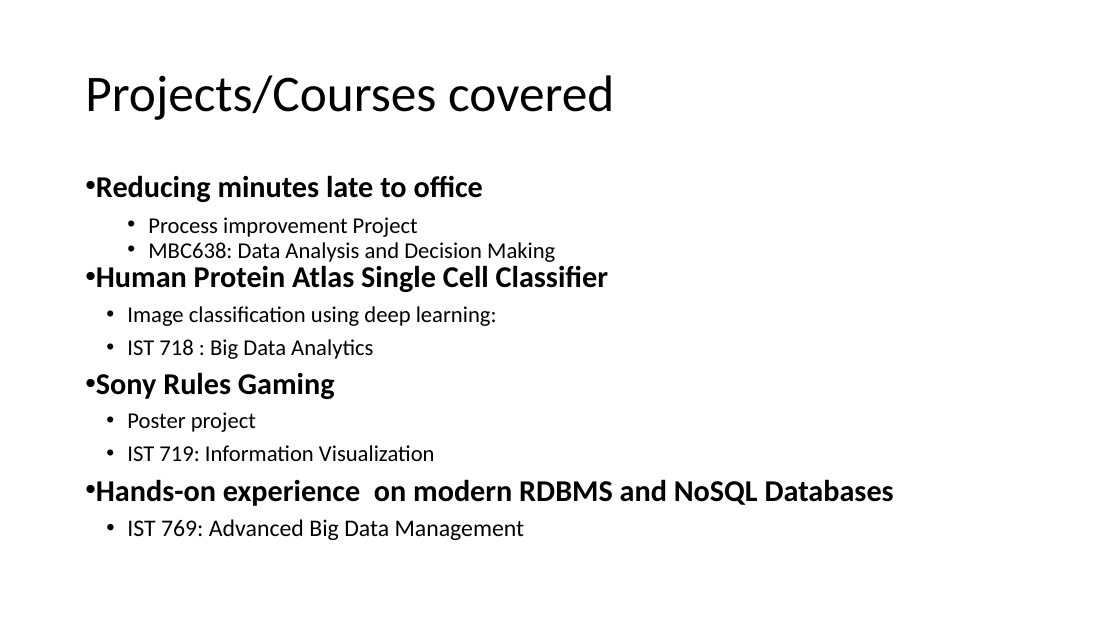
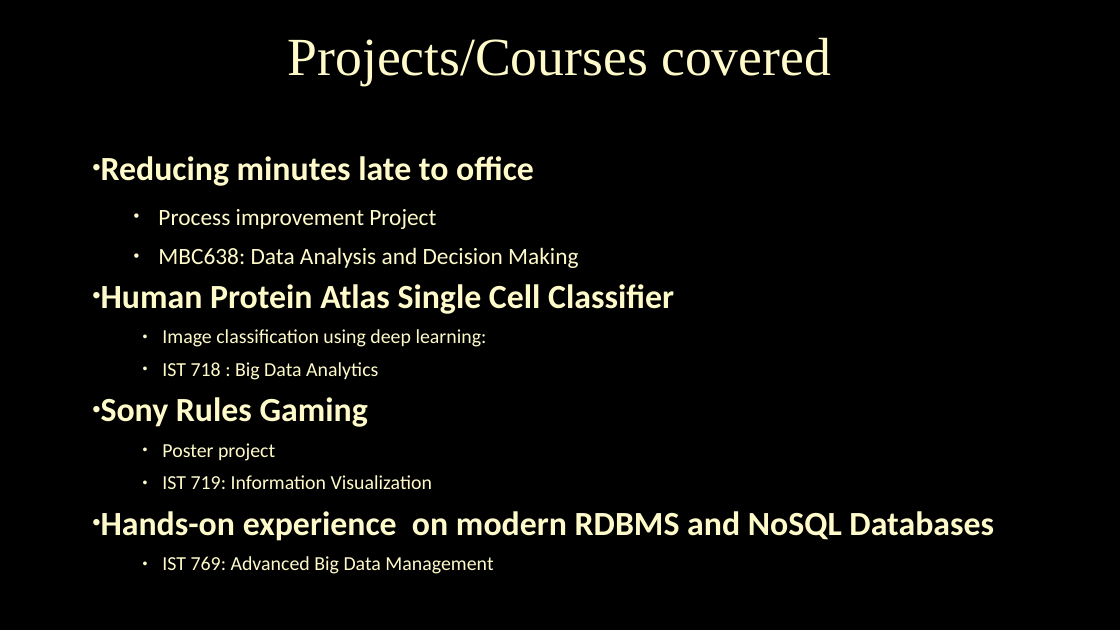
Before and after one commit to srihari-busam/MS-ADS-Portfolio, a slide deck: slide 4 of MS ADS.pptx. Drawn at 1120x630 pixels with LibreOffice and Linux fonts; fonts in the diff are those of the drawing; background and template pictures are left out. Boxes give left, top, right and bottom in pixels: in the first picture for what was removed or moved away, otherwise in the second. Text is boxed around its words. In the diff, an @@ line names an element or a change of style, - is before the commit and + after.

```diff
--- a/MS ADS.pptx
+++ b/MS ADS.pptx
@@ background #FFFFFF to picture (left out) @@
@@ title "Projects/Courses covered": place and size @@
-title "Projects/Courses covered" at (85,75,614,120)
+title "Projects/Courses covered" at (288,37,831,85)
@@ title "Projects/Courses covered" at (288,37,831,85): size 44 to 46 pt, font Calibri to Times New Roman, text colour #000000 to #FEFAC9, letter outline none to #404040 0.75 pt; alignment left to centre @@
@@ text "Reducing minutes late to office": place and size @@
-text "Reducing minutes late to office" at (96,175,894,540)
+text "Reducing minutes late to office" at (101,156,994,574)
@@ text "Reducing minutes late to office" at (101,156,994,574): size 25.9 to 29 pt in "Reducing minutes late to office", "Human Protein Atlas Single Cell Classifier", "Sony Rules Gaming", "Hands-on experience on modern RDBMS and NoSQL ..."; text colour #000000 to #FEFAC9, letter outline none to #404040 0.75 pt; size 19.4 to 20 pt in "Process improvement Project", "MBC638: Data Analysis and Decision Making"; size 19.4 to 17 pt in "Image classification using deep learning:", "IST 718 : Big Data Analytics", "Poster project", "IST 719: Information Visualization"; size 20.4 to 17 pt in "IST 769: Advanced Big Data Management"; indent changed; line spacing 0.87 to 0.97; line spacing 0.7 to 1; more space between paragraphs; list level 2 to 3 in "Image classification using deep learning:"; list level 2 to 3 in "IST 718 : Big Data ..."; list level 2 to 3 in "Poster project"; list level 2 to 3 in "IST 719: Information Visualization"; list level 2 to 3 in "IST 769: Advanced Big Data ..." @@
```
Also in this commit, not shown: 16 other slides changed, 1 slide added, 1 slide removed, 1 other file.
